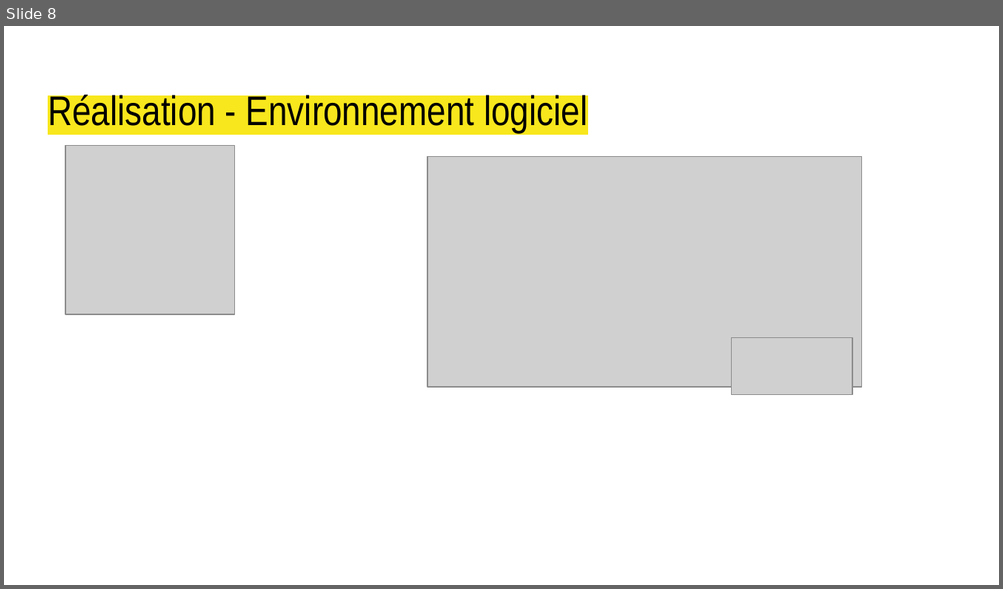
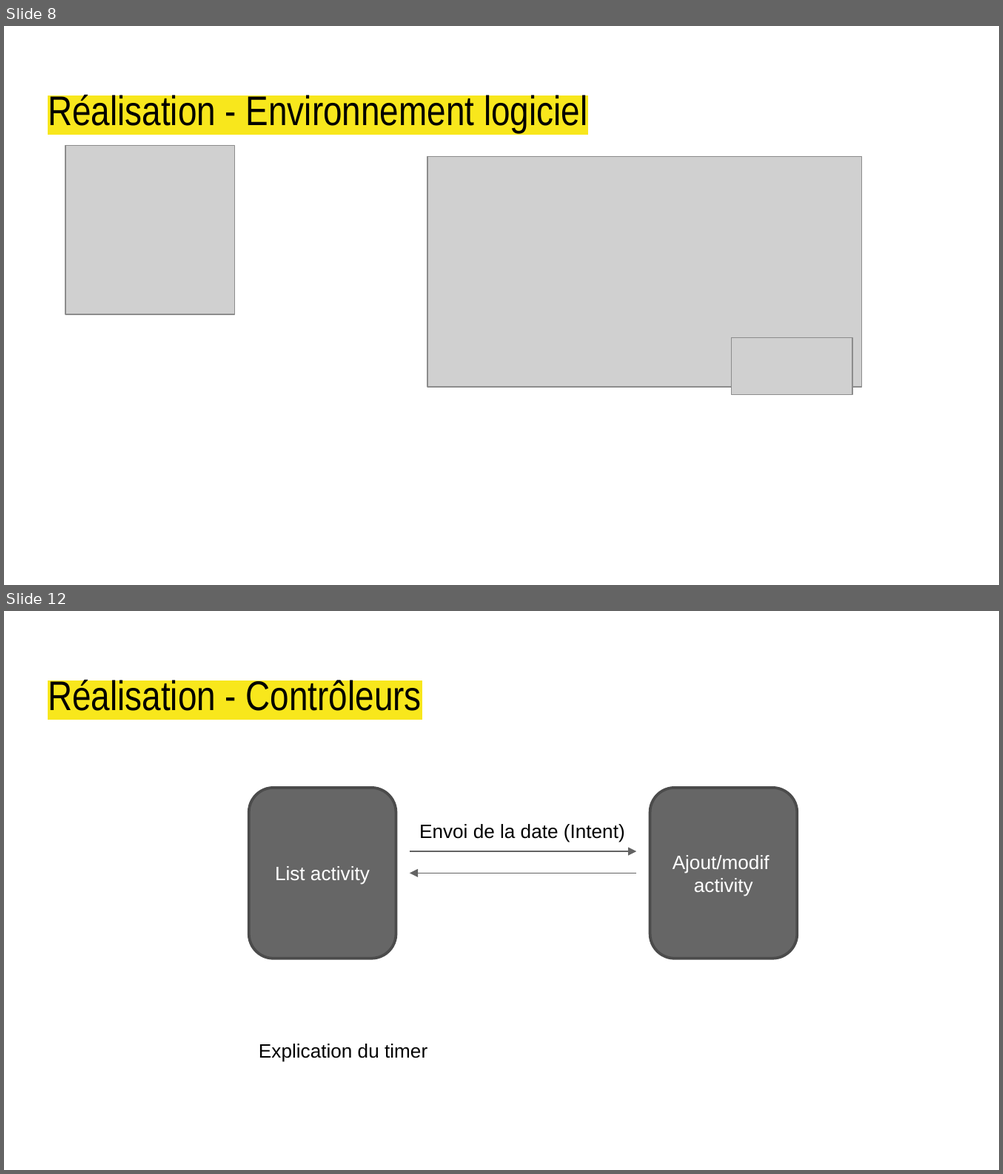
Before and after one commit to Jbemb/NewBorn, a slide deck: presentation_izzy_baby.pptx. Shown one above the other, each under a label of ours: slide 8 before the commit, slides 8 and 12 after it; the slides between them are not shown. The pictures are 1003x589 and 1003x1174 pixels, drawn with LibreOffice and Linux fonts; fonts in the diff are those of the drawing; grey boxes stand for pictures. Boxes give left, top, right and bottom in pixels: in the first picture for what was removed or moved away, otherwise in the second. Text is boxed around its words. In the diff, an @@ line names an element or a change of style, - is before the commit and + after.

```diff
--- a/presentation_izzy_baby.pptx
+++ b/presentation_izzy_baby.pptx
@@ slide 12 added at [4, 611, 999, 1170], background #FFFFFF @@
@@ title added at [48, 677, 421, 711], 30 pt, text #000000 @@
+Réalisation - Contrôleurs
@@ rounded rectangle added at [249, 788, 396, 959], fill #666666, outline #4B4B4B 2 pt, 14 pt, text #FFFFFF @@
+List activity
@@ rounded rectangle added at [649, 788, 797, 959], fill #666666, outline #4B4B4B 2 pt, 14 pt, text #FFFFFF @@
+Ajout/modif activity
@@ text added at [419, 824, 625, 843], 14 pt, text #000000 @@
+Envoi de la date (Intent)
@@ arrow added from (410, 851) to (637, 851), #646464 0.75 pt @@
@@ arrow added from (637, 874) to (410, 874), #646464 0.75 pt @@
@@ text added at [259, 1044, 427, 1062], 14 pt, text #000000 @@
+Explication du timer
```
Also in this commit, not shown: 5 slides changed, 1 other slide added, 3 slides removed, 1 other file.
